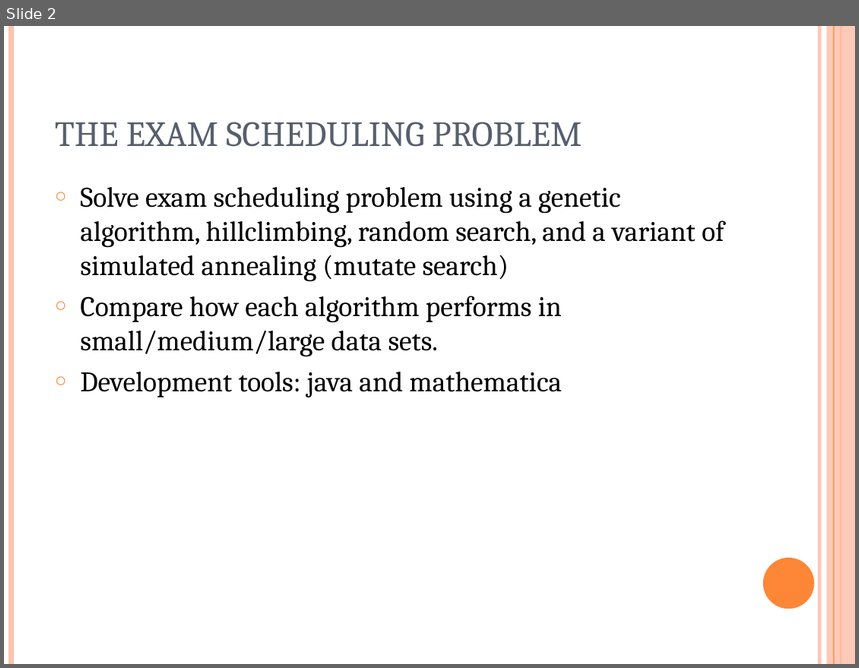
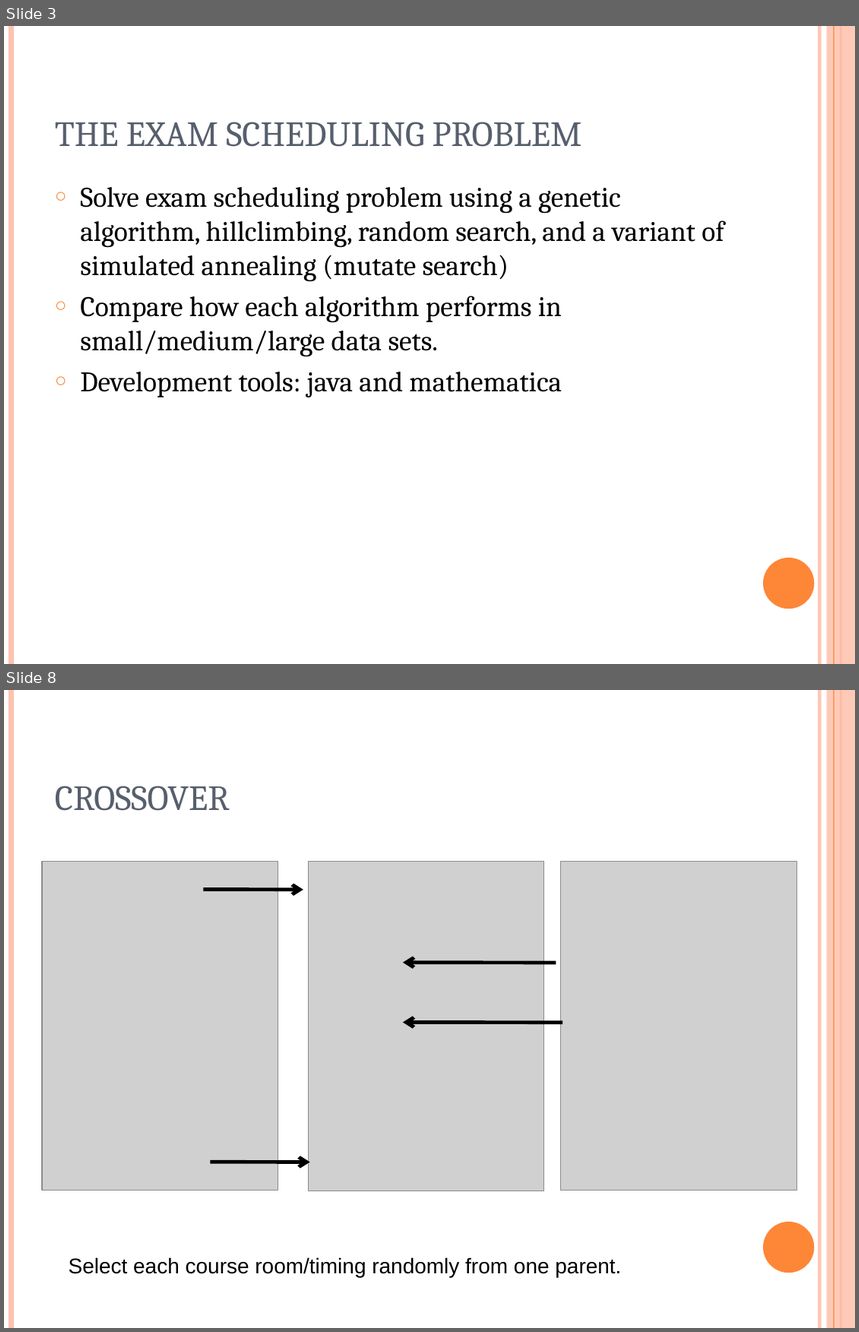
Before and after one commit to putrakoreng/csc384-genetic-algorithms-project, a slide deck: GA_TestBench/Data Files/presentation.ppt. Shown one above the other, each under a label of ours: slide 2 before the commit, slides 3 and 8 after it; the slides between them are not shown. The pictures are 859x668 and 859x1332 pixels, drawn with LibreOffice and Linux fonts; fonts in the diff are those of the drawing; grey boxes stand for pictures. Boxes give left, top, right and bottom in pixels: in the first picture for what was removed or moved away, otherwise in the second. Text is boxed around its words. In the diff, an @@ line names an element or a change of style, - is before the commit and + after.

```diff
--- a/GA_TestBench/Data Files/presentation.ppt
+++ b/GA_TestBench/Data Files/presentation.ppt
@@ slide 8 added at (x1=4, y1=690, x2=855, y2=1328), background #FFFFFF; not listed: 6 template elements that a slide beside it also shows @@
@@ title added at (x1=55, y1=786, x2=230, y2=811), 30 pt, text #575F6D @@
+CROSSOVER
@@ picture added at (x1=42, y1=861, x2=278, y2=1191) @@
@@ picture added at (x1=308, y1=861, x2=544, y2=1191) @@
@@ picture added at (x1=560, y1=861, x2=797, y2=1191) @@
@@ arrow added from (203, 889) to (303, 890), #000000 3 pt @@
@@ arrow added from (556, 964) to (403, 962), #000000 3 pt @@
@@ arrow added from (563, 1023) to (403, 1023), #000000 3 pt @@
@@ arrow added from (210, 1163) to (310, 1163), #000000 3 pt @@
@@ text added at (x1=69, y1=1258, x2=621, y2=1277), 18 pt, text #000000 @@
+Select each course room/timing randomly from one parent.
@@ what was slide 2 is now slide 3 @@
```
Also in this commit, not shown: 8 slides changed, 8 other slides added, 7 slides removed, 1 other file.
